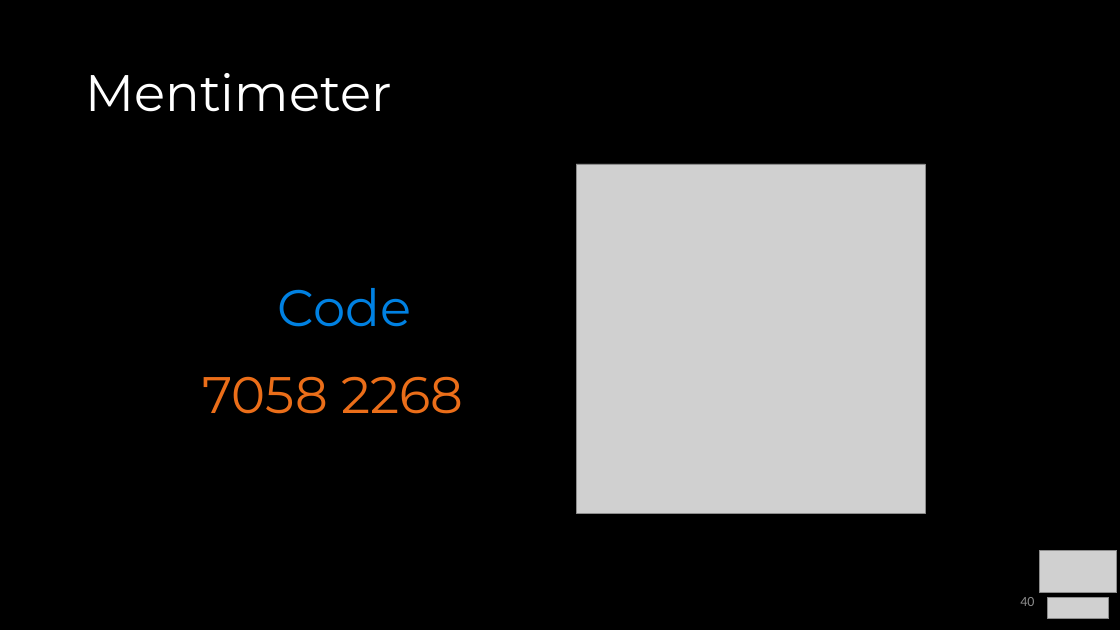
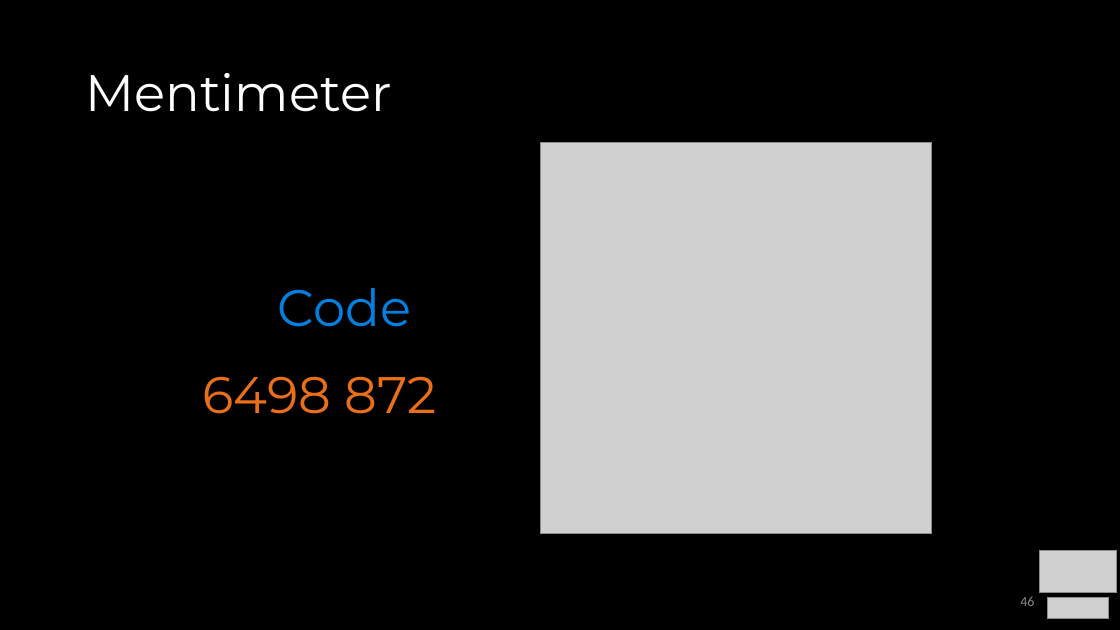
Before and after one commit to COP3530/Instructional-Content, a slide deck: slide 46 of Slides/Slides-PPT/9 - Algorithm Paradigms.pptx (slide 40 before the commit). Drawn at 1120x630 pixels with LibreOffice and Linux fonts; fonts in the diff are those of the drawing; grey boxes stand for pictures. Boxes give left, top, right and bottom in pixels: in the first picture for what was removed or moved away, otherwise in the second. Text is boxed around its words. In the diff, an @@ line names an element or a change of style, - is before the commit and + after.

```diff
--- a/Slides/Slides-PPT/9 - Algorithm Paradigms.pptx
+++ b/Slides/Slides-PPT/9 - Algorithm Paradigms.pptx
@@ picture: place and size @@
-picture at (576, 164, 926, 513)
+picture at (540, 142, 932, 534)
@@ text at (203, 376, 437, 414): text changed @@
-7058 2268
+6498 872
@@ page number at (1020, 596, 1034, 606): text changed @@
-40
+46
```
Also in this commit, not shown: 13 other slides changed, 52 slides added, 8 other files.
